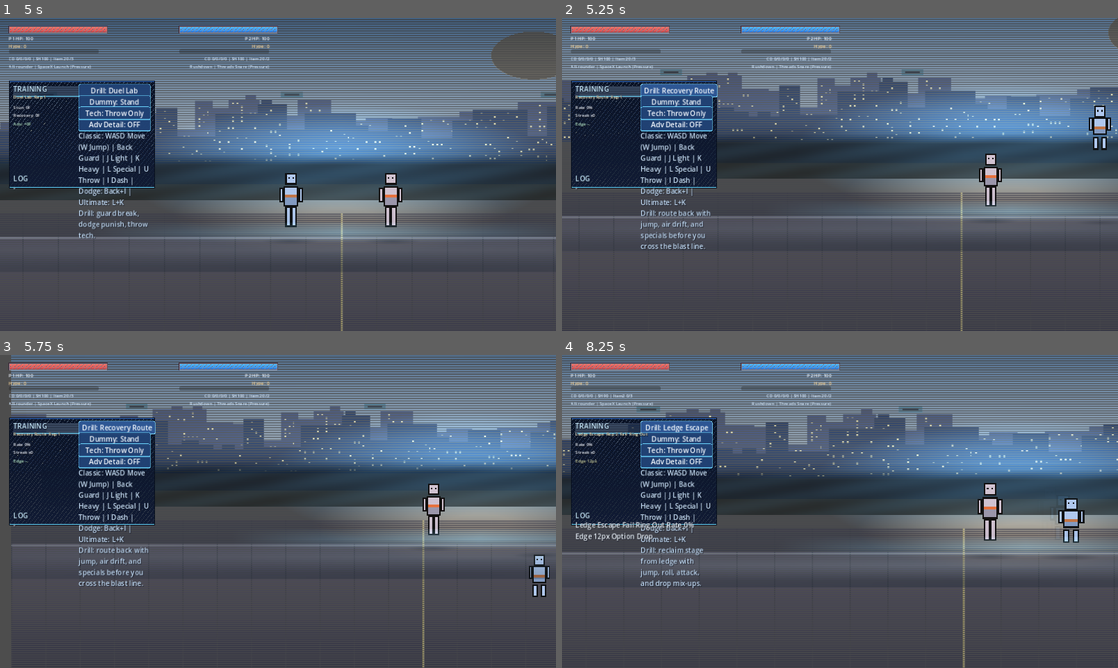
Above: before the commit, frames 1-4 (two rows, left to right).
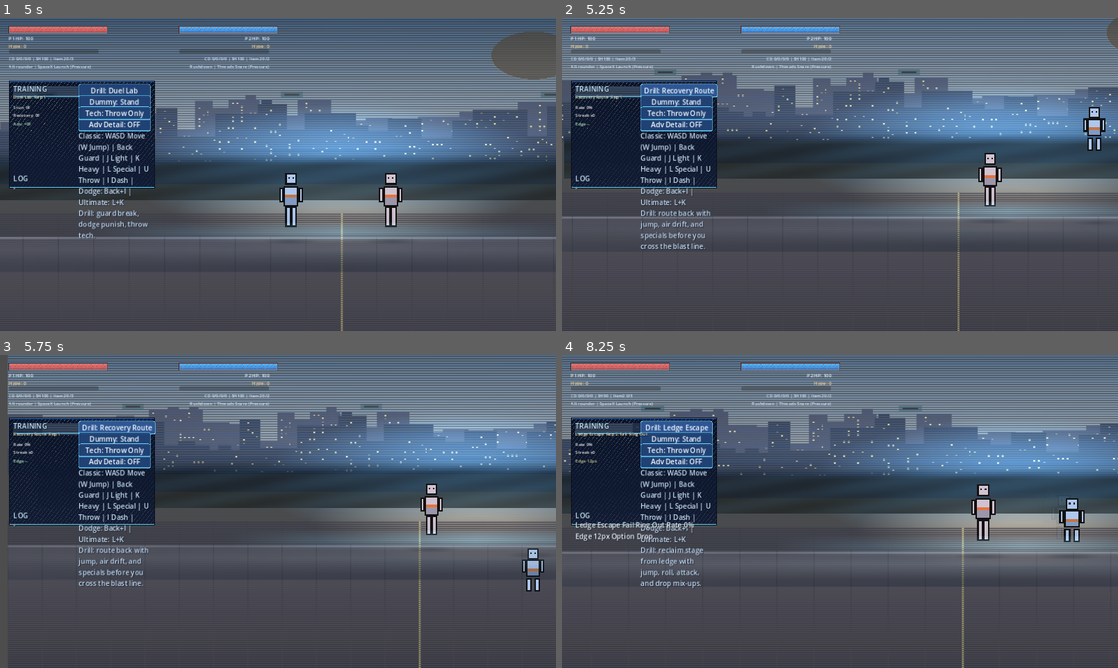
Above: after the commit, the same moments.

Repository: realmorrisliu/founders-fight-club
Game: Godot game, scene res://scenes/Menu.tscn
Two runs of this game, one before a commit and one after it. Both use one fixed random seed, a clock stepped at 60 frames per second and the inputs below.
Inputs (mouse positions are in pixels of both pictures, inside the frame that each line leads up to):
- Up to frame 1 (5 s): click "Classic" at 0.5 s; click "Guided Start (Recommended)" at 1.25 s; click "Replay" at 2 s; click "Replay" at 2.75 s; click "Replay" at 3.5 s; click "Skip" at 4.25 s
- Up to frame 2 (5.25 s): click "Drill: Duel Lab" at 5 s
- Up to frame 3 (5.75 s): no input
- Up to frame 4 (8.25 s): tap Enter at 5.75 s; move the mouse to (962, 495) at 5.77 s; hold D (move_right) 5.78-7.28 s; tap K (attack_heavy) at 5.85 s; tap W (jump) at 6.02, 6.77 s; move the mouse to (728, 527) at 6.52 s; tap J (attack_light) at 6.6 s; move the mouse to (895, 442) at 7.27 s; hold A (move_left) 7.28-8.03 s; tap L (attack_special) at 7.35 s; move the mouse to (812, 574) at 8.02 s; hold D (move_right) from 8.03 s (still down); tap I (dash) at 8.1 s

Frame 1 is identical in both runs. In frame 2, 2.0% of the frame differs, in the area x 0-100%, y 0-100%; in frame 3, 22%; in frame 4, 23%.

Commit message:
Tune Air & Edge and onboarding lesson pacing

Diff:
--- a/scripts/Match.gd
+++ b/scripts/Match.gd
@@ -31,13 +31,13 @@
 }
 const TRAINING_DRILL_STATUS_IDLE := "idle"
 const TRAINING_DRILL_STATUS_ACTIVE := "active"
-const TRAINING_DRILL_RECOVERY_START_OFFSET := Vector2(88.0, -112.0)
-const TRAINING_DRILL_RECOVERY_START_VELOCITY := Vector2(-28.0, 18.0)
-const TRAINING_DRILL_LEDGE_DUMMY_OFFSET_X := 92.0
-const TRAINING_DRILL_DI_PLAYER_HP := 38
-const TRAINING_DRILL_DI_LAUNCH_DELAY_SECONDS := 0.24
+const TRAINING_DRILL_RECOVERY_START_OFFSET := Vector2(78.0, -104.0)
+const TRAINING_DRILL_RECOVERY_START_VELOCITY := Vector2(-42.0, -12.0)
+const TRAINING_DRILL_LEDGE_DUMMY_OFFSET_X := 108.0
+const TRAINING_DRILL_DI_PLAYER_HP := 44
+const TRAINING_DRILL_DI_LAUNCH_DELAY_SECONDS := 0.30
 const TRAINING_DRILL_DI_DAMAGE := 18
-const TRAINING_DRILL_DI_KNOCKBACK := Vector2(248.0, -312.0)
+const TRAINING_DRILL_DI_KNOCKBACK := Vector2(236.0, -296.0)
 const TRAINING_DRILL_DIRECTION_AXIS_THRESHOLD := 0.35
 const DEFAULT_STAGE_LEFT_X := StageConfigStore.DEFAULT_LEFT_X
 const DEFAULT_STAGE_RIGHT_X := StageConfigStore.DEFAULT_RIGHT_X
@@ -224,14 +224,14 @@
 const ONBOARDING_FEEDBACK_SECONDS := 0.8
 const ONBOARDING_STAGE_CENTER_OFFSET := 88.0
 const ONBOARDING_SCENARIO_BODY_GAP := 4.0
-const ONBOARDING_STRIKE_RETREAT_BUFFER := 28.0
-const ONBOARDING_THROW_CONTACT_BUFFER := 6.0
+const ONBOARDING_STRIKE_RETREAT_BUFFER := 34.0
+const ONBOARDING_THROW_CONTACT_BUFFER := 10.0
 const ONBOARDING_SPECIAL_HP := 42
-const ONBOARDING_DUMMY_ATTACK_DELAY_SECONDS := 0.20
-const ONBOARDING_GUARD_TIMEOUT_SECONDS := 1.8
-const ONBOARDING_THROW_TIMEOUT_SECONDS := 2.2
-const ONBOARDING_DODGE_PUNISH_WINDOW_SECONDS := 0.62
-const ONBOARDING_SPECIAL_PUNISH_WINDOW_SECONDS := 0.74
+const ONBOARDING_DUMMY_ATTACK_DELAY_SECONDS := 0.18
+const ONBOARDING_GUARD_TIMEOUT_SECONDS := 2.0
+const ONBOARDING_THROW_TIMEOUT_SECONDS := 2.5
+const ONBOARDING_DODGE_PUNISH_WINDOW_SECONDS := 0.70
+const ONBOARDING_SPECIAL_PUNISH_WINDOW_SECONDS := 0.84
 const ONBOARDING_STEPS := [
 	{
 		"id": "move",
--- a/tests/TestRunner.gd
+++ b/tests/TestRunner.gd
@@ -895,10 +895,14 @@
 				guard_distance < strike_contact_distance,
 				"guard onboarding respawns fighters inside dummy heavy range"
 			)
+			_assert_true(
+				(strike_contact_distance - guard_distance) >= 16.0,
+				"guard onboarding keeps enough inside-range buffer for the dummy heavy to stay threatening"
+			)
 			var guard_runtime_value: Variant = training_node.get("onboarding_lesson_runtime")
 			if typeof(guard_runtime_value) == TYPE_DICTIONARY:
 				_assert_true(
-					float((guard_runtime_value as Dictionary).get("attack_delay_seconds", 0.0)) <= 0.20,
+					float((guard_runtime_value as Dictionary).get("attack_delay_seconds", 0.0)) <= 0.18,
 					"guard onboarding starts the dummy heavy quickly enough for classic retreat to stay in range"
 				)
 			_assert_true(
@@ -966,6 +970,10 @@
 				throw_distance < throw_contact_distance,
 				"throw onboarding respawns fighters inside throw range"
 			)
+			_assert_true(
+				(throw_contact_distance - throw_distance) >= 8.0,
+				"throw onboarding keeps enough inside-range buffer for a clean guard-break lesson"
+			)
 
 			player_1.set("attack_state", "throw")
 			training_node.call("_update_onboarding_progress", 0.05)
@@ -996,8 +1004,12 @@
 			var dodge_runtime_value: Variant = training_node.get("onboarding_lesson_runtime")
 			if typeof(dodge_runtime_value) == TYPE_DICTIONARY:
 				_assert_true(
-					float((dodge_runtime_value as Dictionary).get("attack_delay_seconds", 0.0)) <= 0.20,
+					float((dodge_runtime_value as Dictionary).get("attack_delay_seconds", 0.0)) <= 0.18,
 					"dodge onboarding starts the dummy heavy quickly enough for classic retreat to stay in range"
+				)
+				_assert_true(
+					float((dodge_runtime_value as Dictionary).get("punish_window_duration", 0.0)) >= 0.70,
+					"dodge onboarding keeps a readable punish window after the heavy whiffs"
 				)
 
 			player_1.set("dodge_state", "roll")
@@ -1041,6 +1053,10 @@
 			var special_runtime_value: Variant = training_node.get("onboarding_lesson_runtime")
 			if typeof(special_runtime_value) == TYPE_DICTIONARY:
 				var special_runtime := (special_runtime_value as Dictionary).duplicate(true)
+				_assert_true(
+					float(special_runtime.get("punish_window_duration", 0.0)) >= 0.84,
+					"special onboarding keeps a longer punish window for the cash-out lesson"
+				)
 				special_runtime["dummy_attack_started"] = true
 				training_node.set("onboarding_lesson_runtime", special_runtime)
 			var special_distance := absf(player_1.global_position.x - player_2.global_position.x)
@@ -2727,6 +2743,8 @@
 		await process_frame
 		await process_frame
 		_assert_true(p1.global_position.x > stage_right_x + 40.0, "recovery drill starts player1 offstage to the side of the platform")
+		_assert_true(p1.global_position.x <= stage_right_x + 80.0, "recovery drill starts close enough to stage to teach routing instead of desperate scramble")
+		_assert_true(p1.global_position.y <= stage_floor_y - 96.0, "recovery drill starts high enough to avoid immediate panic falloffs")
 		p1.call("_start_ledge_hang", 1)
 		await process_frame
 		await process_frame
@@ -2838,7 +2856,8 @@
 		await process_frame
 		await process_frame
 		var di_runtime := training_node.get("training_drill_runtime") as Dictionary
-		_assert_true(float(di_runtime.get("launch_delay_seconds", 0.0)) > 0.0, "DI survival drill exposes a positive launch delay configuration")
+		_assert_true(int(p1.get("current_hp")) == 44, "DI survival drill starts from a survivable mid-damage HP target")
+		_assert_true(float(di_runtime.get("launch_delay_seconds", 0.0)) >= 0.30, "DI survival drill gives the player a readable launch warning before the rep starts")
 		p1.set("wake_invuln_time", 0.0)
 		p1.set("is_blocking", false)
 		training_node.call("_trigger_di_survival_launch")
